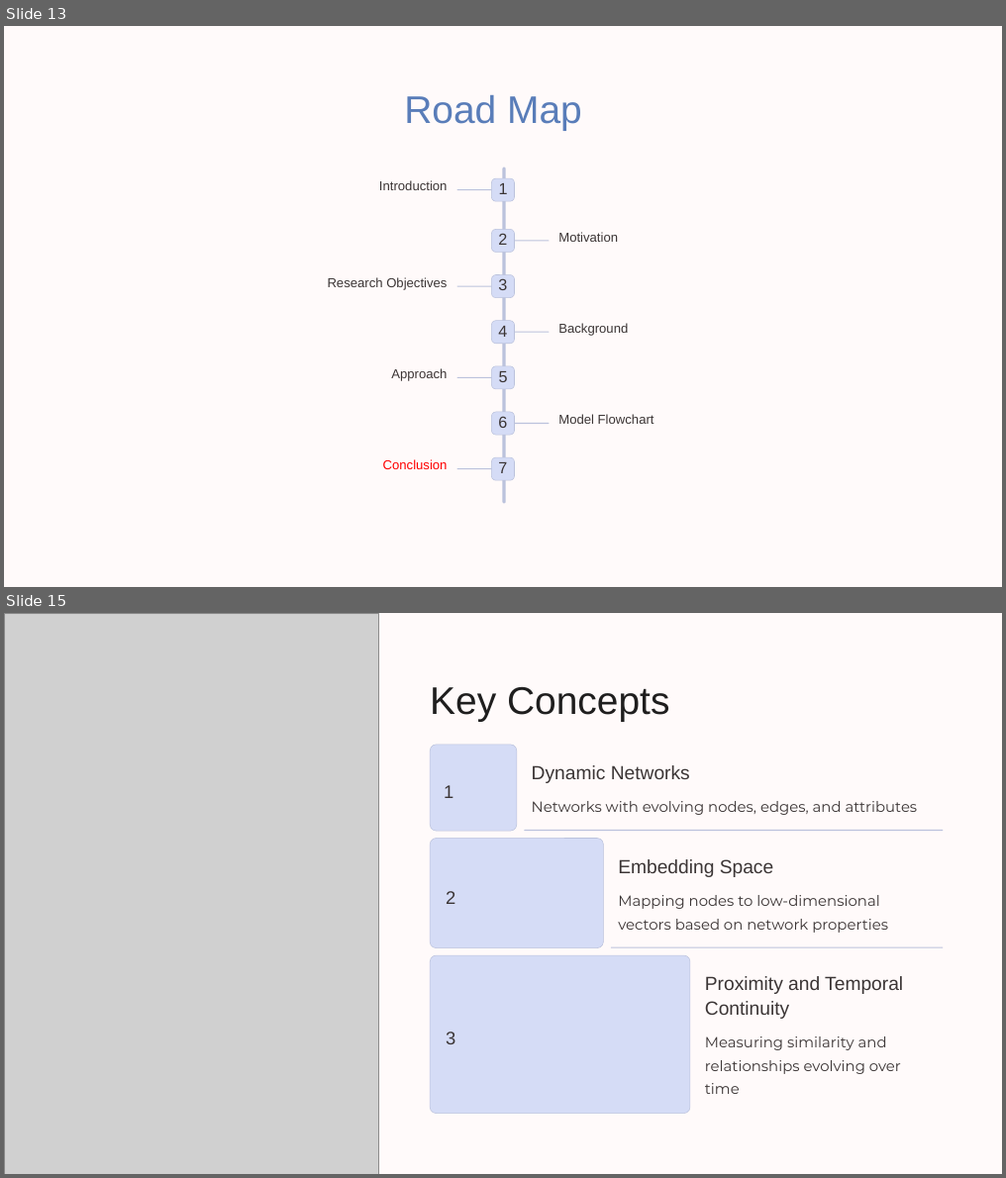
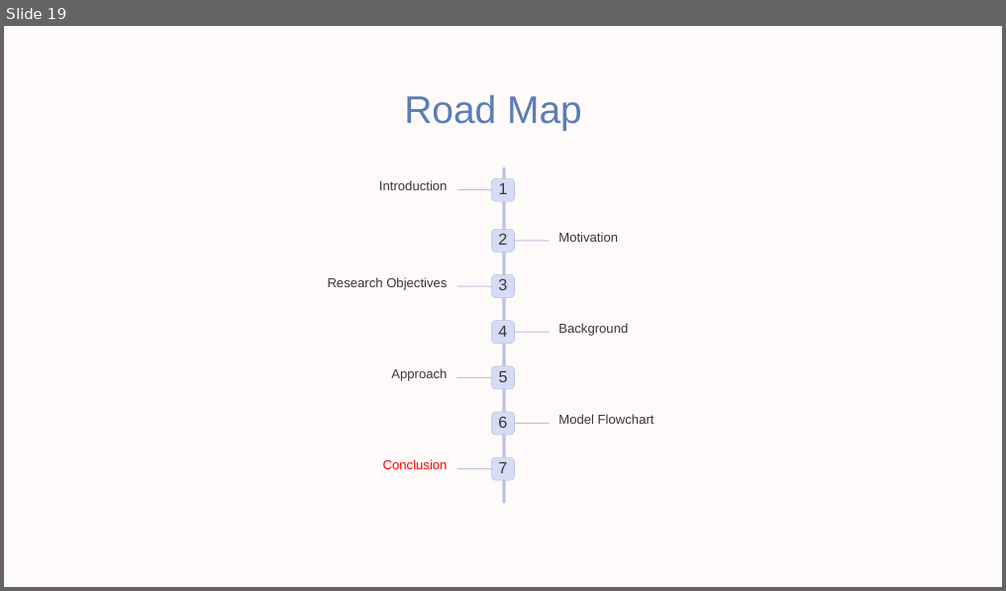
Before and after one commit to AvishayBR/Degree_FinalProject, a slide deck: Project Presentation.pptx. Shown one above the other, each under a label of ours: slides 13 and 15 before the commit, slide 19 after it; the slides between them are not shown. The pictures are 1006x1178 and 1006x591 pixels, drawn with LibreOffice and Linux fonts; fonts in the diff are those of the drawing; grey boxes stand for pictures; background and template pictures are left out. Boxes give left, top, right and bottom in pixels: in the first picture for what was removed or moved away, otherwise in the second. Text is boxed around its words. In the diff, an @@ line names an element or a change of style, - is before the commit and + after.

```diff
--- a/Project Presentation.pptx
+++ b/Project Presentation.pptx
@@ slide 15 removed at <box>4,613,1002,1174</box>, background #000000; not listed: 1 template element that a slide beside it also shows @@
@@ picture removed at <box>4,613,378,1174</box> @@
@@ text removed at <box>430,687,669,721</box> @@
-Key Concepts
@@ rounded rectangle removed at <box>430,745,517,831</box> @@
@@ text removed at <box>444,785,453,798</box> @@
-1
@@ text removed at <box>532,765,690,783</box> @@
-Dynamic Networks
@@ text removed at <box>532,801,918,815</box> @@
-Networks with evolving nodes, edges, and attributes
@@ rounded rectangle removed at <box>430,838,603,948</box> @@
@@ rounded rectangle removed at <box>524,830,943,831</box> @@
@@ text removed at <box>618,860,773,877</box> @@
-Embedding Space
@@ text removed at <box>446,891,455,904</box> @@
-2
@@ text removed at <box>618,895,888,933</box> @@
-Mapping nodes to low-dimensional vectors based on network properties
@@ rounded rectangle removed at <box>430,956,690,1113</box> @@
@@ rounded rectangle removed at <box>611,948,943,949</box> @@
@@ text removed at <box>705,976,903,1019</box> @@
-Proximity and Temporal Continuity
@@ text removed at <box>446,1032,455,1045</box> @@
-3
@@ text removed at <box>705,1037,901,1094</box> @@
-Measuring similarity and relationships evolving over time
@@ what was slide 13 is now slide 19 @@
```
Also in this commit, not shown: 2 slides changed, 4 slides added, 13 other slides removed.
